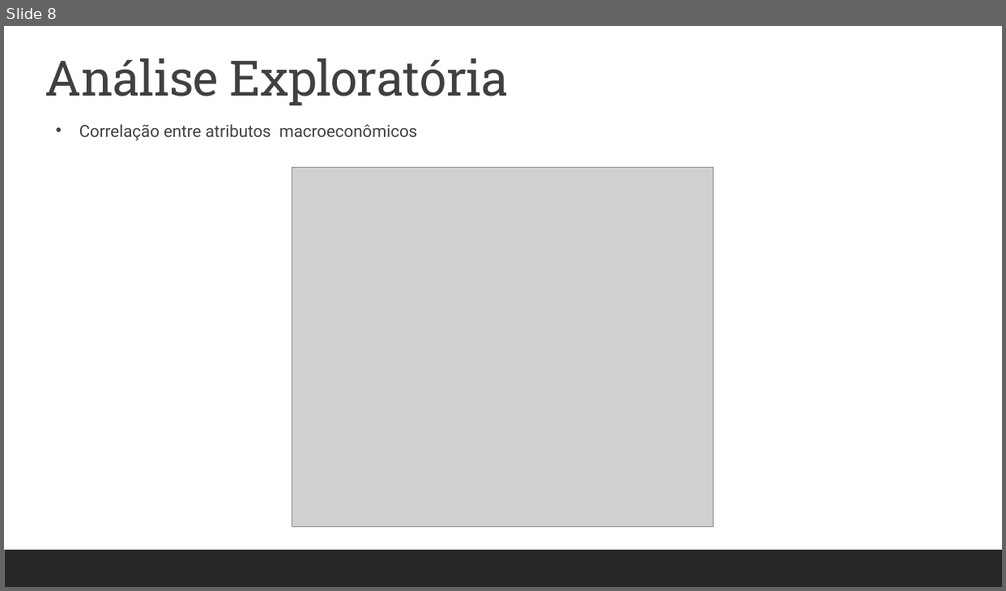
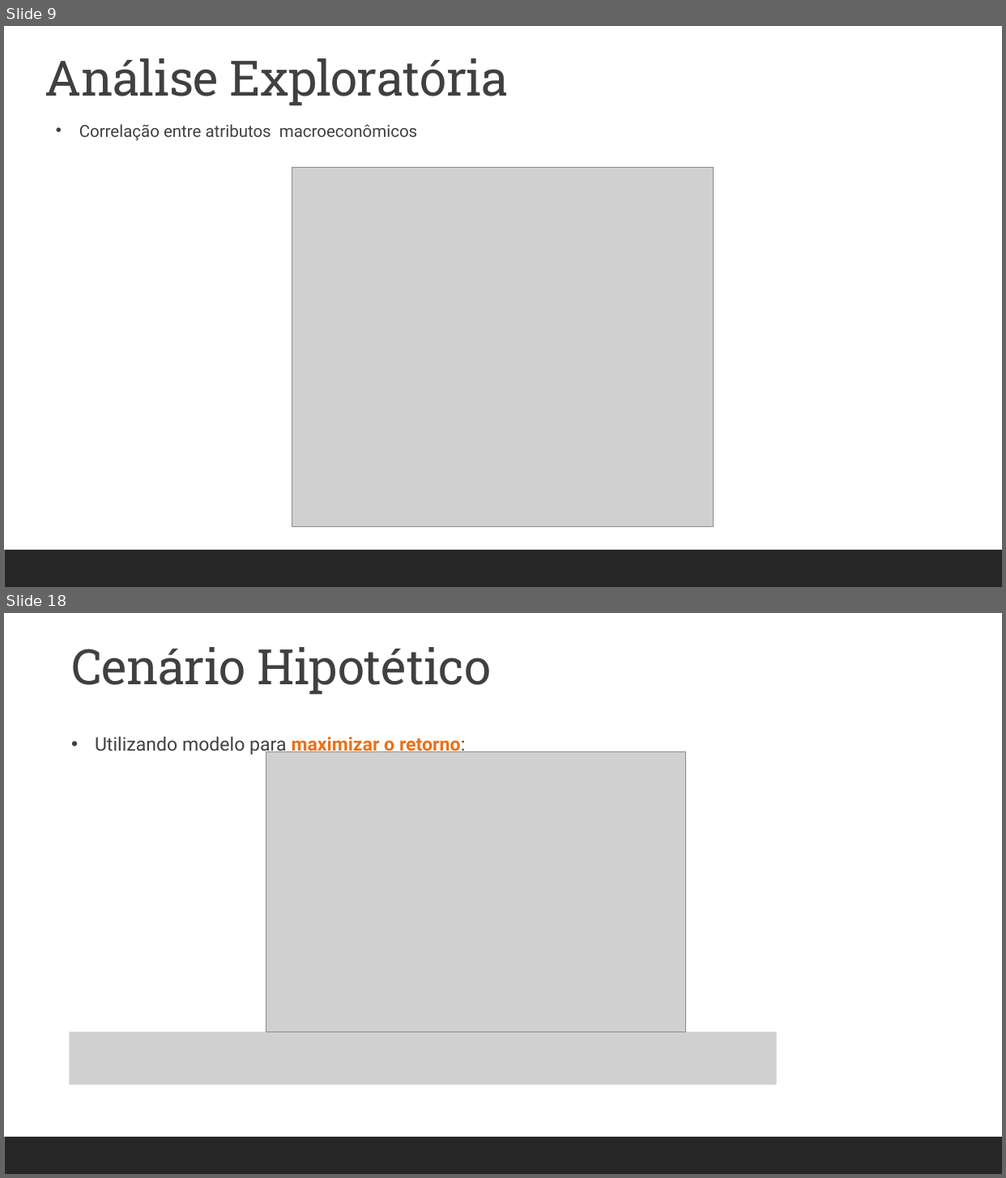
Before and after one commit to pedrosouzalv/PO-233, a slide deck: Projeto de PO-233.pptx. Shown one above the other, each under a label of ours: slide 8 before the commit, slides 9 and 18 after it; the slides between them are not shown. The pictures are 1006x591 and 1006x1178 pixels, drawn with LibreOffice and Linux fonts; fonts in the diff are those of the drawing; grey boxes stand for pictures. Boxes give left, top, right and bottom in pixels: in the first picture for what was removed or moved away, otherwise in the second. Text is boxed around its words. In the diff, an @@ line names an element or a change of style, - is before the commit and + after.

```diff
--- a/Projeto de PO-233.pptx
+++ b/Projeto de PO-233.pptx
@@ slide 18 added at (x1=4, y1=613, x2=1002, y2=1174), background #FFFFFF; not listed: 1 template element that a slide beside it also shows @@
@@ text added at (x1=71, y1=647, x2=490, y2=695), 47 pt, text #404040 @@
+Cenário Hipotético
@@ text added at (x1=95, y1=736, x2=465, y2=755), 18 pt, text #404040 @@
+• Utilizando modelo para maximizar o retorno:
@@ picture added at (x1=266, y1=752, x2=686, y2=1033) @@
@@ picture added at (x1=69, y1=1033, x2=777, y2=1085) @@
@@ what was slide 8 is now slide 9 @@
```
Also in this commit, not shown: 2 slides changed, 11 other slides added, 6 other files.
